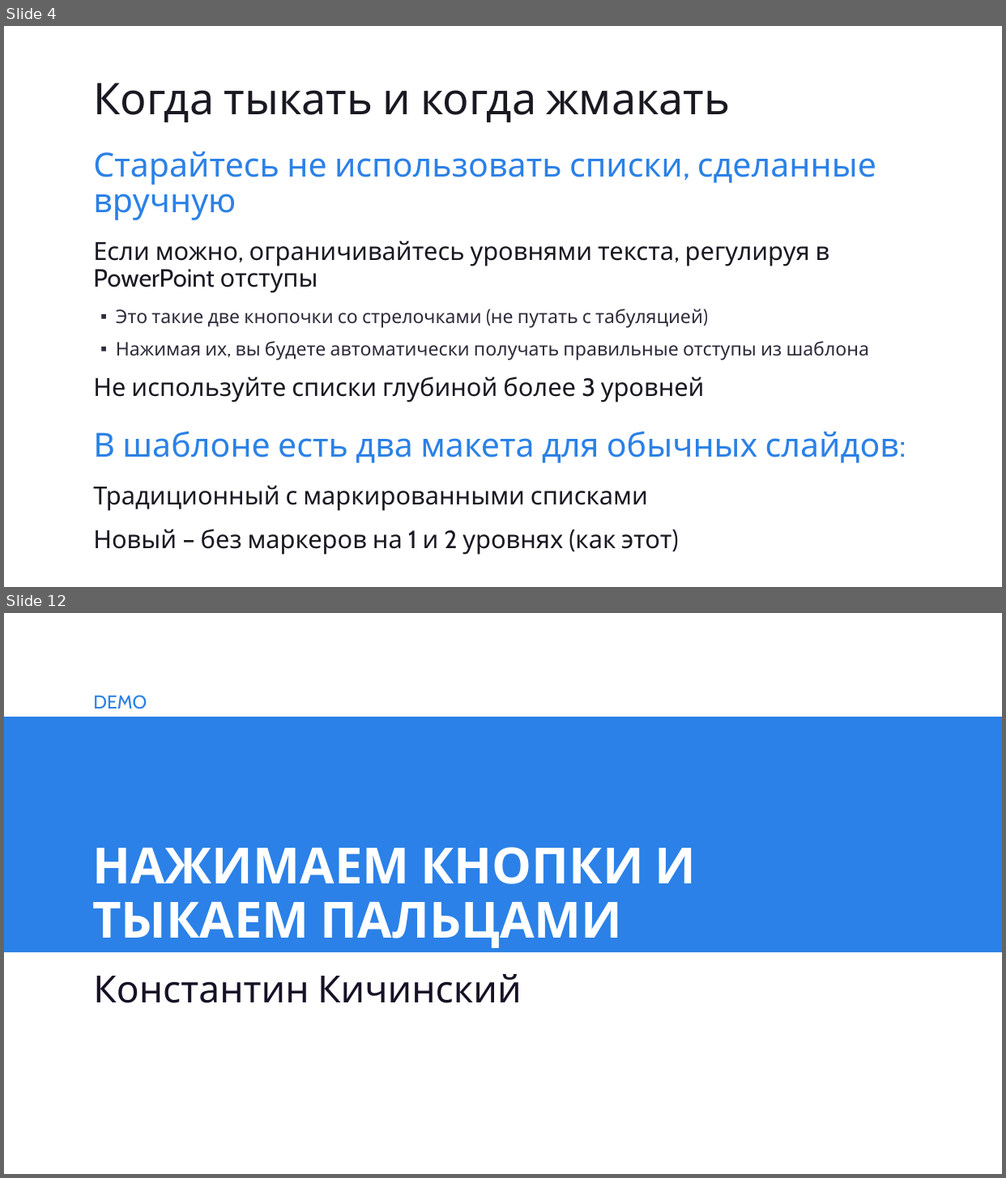
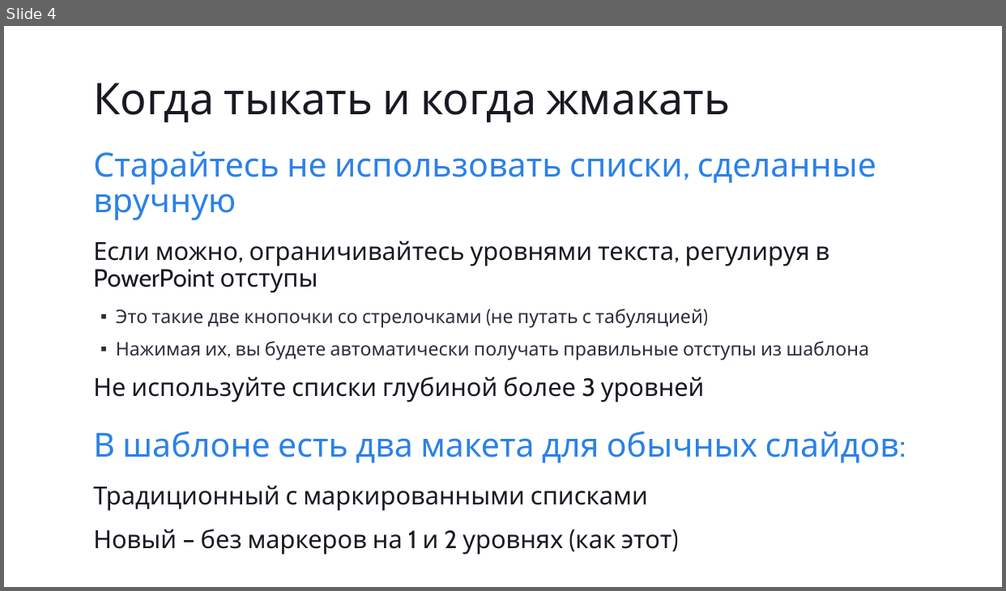
Before and after one commit to eugeneagafonov/devcon2014-ege-azure, a slide deck: Slides/devcon2014_ege.pptx. Shown one above the other, each under a label of ours: slides 4 and 12 before the commit, slide 4 after it; the slides between them are not shown. The pictures are 1006x1178 and 1006x591 pixels, drawn with LibreOffice and Linux fonts; fonts in the diff are those of the drawing. Boxes give left, top, right and bottom in pixels: in the first picture for what was removed or moved away, otherwise in the second. Text is boxed around its words. In the diff, an @@ line names an element or a change of style, - is before the commit and + after.

```diff
--- a/Slides/devcon2014_ege.pptx
+++ b/Slides/devcon2014_ege.pptx
@@ slide 12 removed at [4,613,1002,1174], background #FFFFFF @@
@@ text removed at [93,695,147,709] @@
-DEMO
@@ title removed at [4,717,1002,953] @@
-НАЖИМАЕМ КНОПКИ И ТЫКАЕМ ПАЛЬЦАМИ
@@ subtitle removed at [93,974,522,1003] @@
-Константин Кичинский
```
Also in this commit, not shown: 2 slides changed, 19 slides added, 9 other slides removed.
